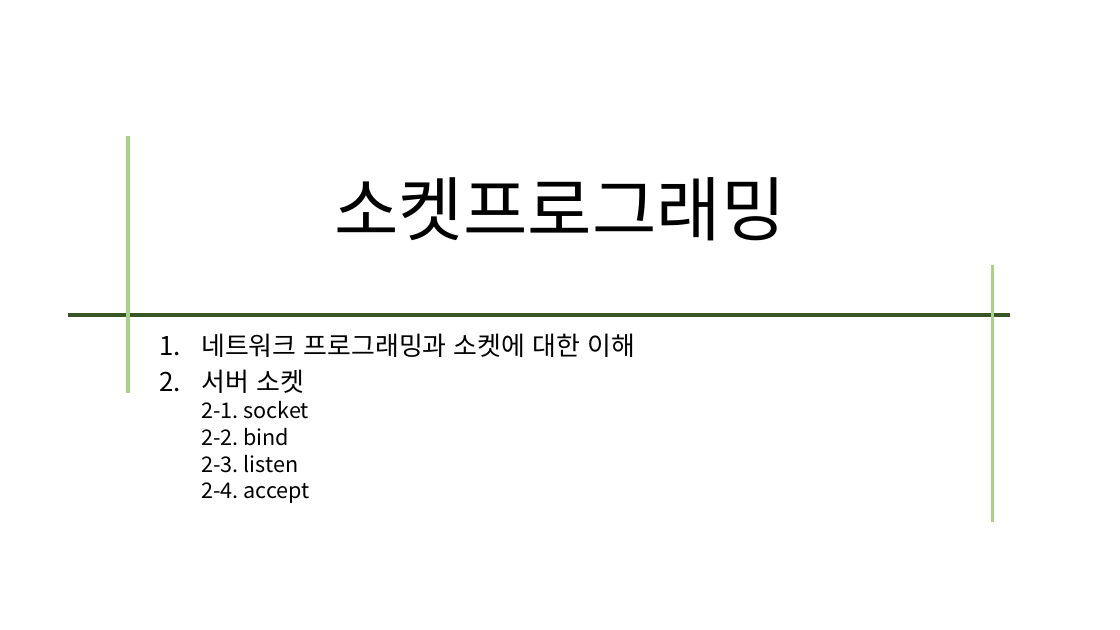
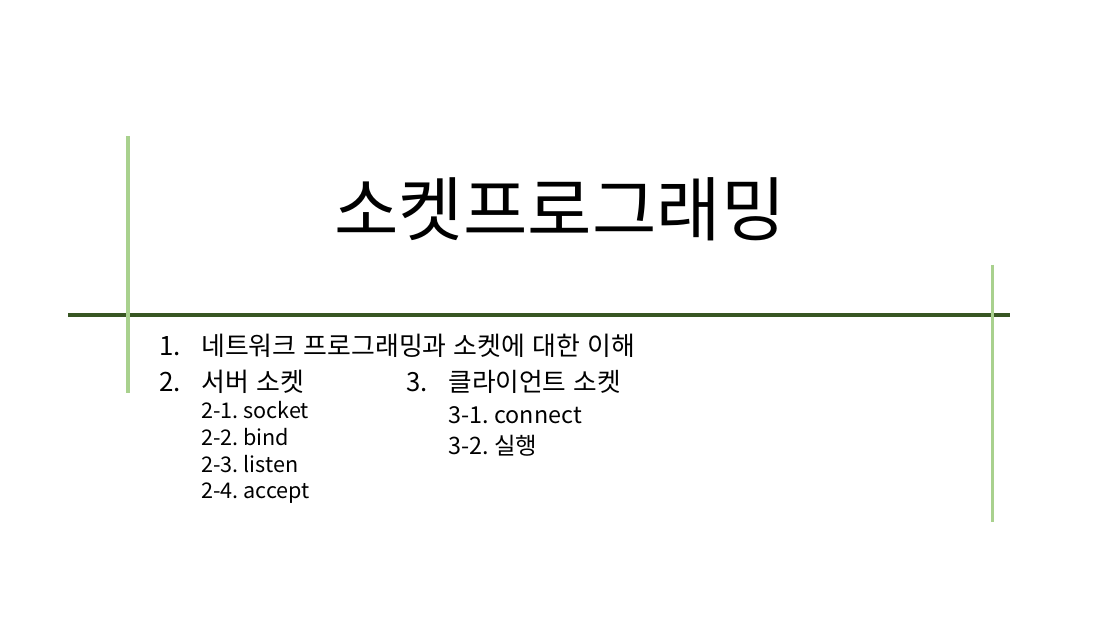
Before and after one commit to kig2929kig/systemProgramming, a slide deck: slide 1 of 소켓프로그래밍-1.pptx. Drawn at 1120x630 pixels with LibreOffice and Linux fonts; fonts in the diff are those of the drawing. Boxes give left, top, right and bottom in pixels: in the first picture for what was removed or moved away, otherwise in the second. Text is boxed around its words. In the diff, an @@ line names an element or a change of style, - is before the commit and + after.

```diff
--- a/소켓프로그래밍-1.pptx
+++ b/소켓프로그래밍-1.pptx
@@ text added at (449,369,621,456), 20 pt, text #000000 @@
+3. 클라이언트 소켓
+  3-1. connect
+  3-2. 실행
```
Also in this commit, not shown: 1 slide removed.
